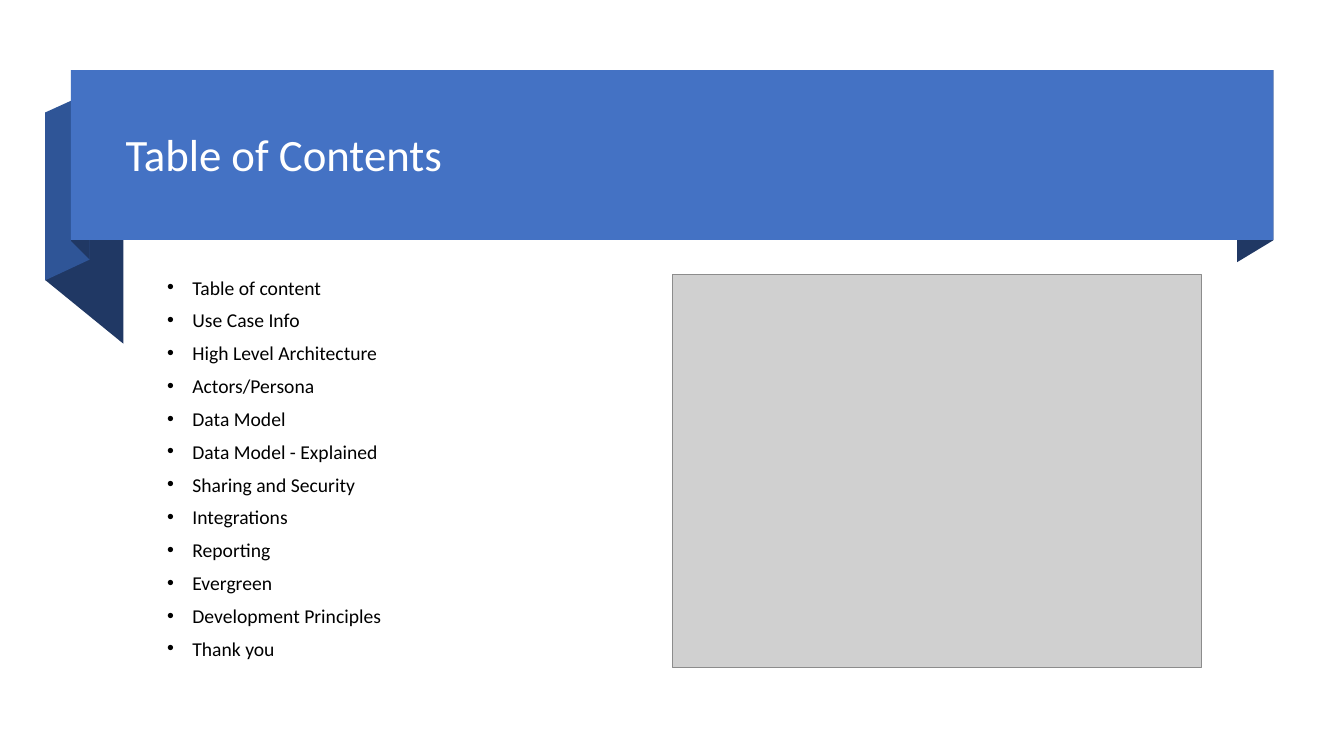
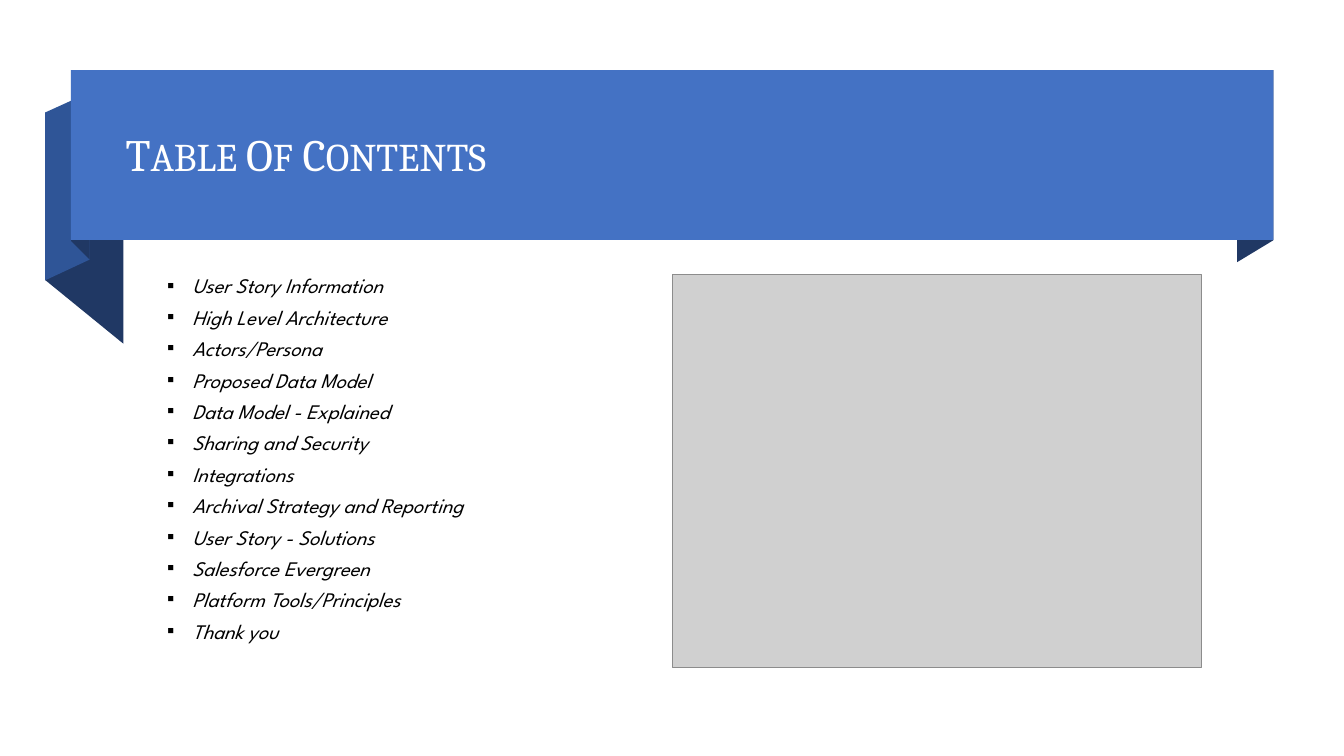
Before and after one commit to srivatsankr/AXDemo, a slide deck: slide 2 of SolutionPresentation/BusTicketingSolution.pptx. Drawn at 1344x756 pixels with LibreOffice and Linux fonts; fonts in the diff are those of the drawing; grey boxes stand for pictures. Boxes give left, top, right and bottom in pixels: in the first picture for what was removed or moved away, otherwise in the second. Text is boxed around its words. In the diff, an @@ line names an element or a change of style, - is before the commit and + after.

Commit message:
Final upload for AX Use Case

```diff
--- a/SolutionPresentation/BusTicketingSolution.pptx
+++ b/SolutionPresentation/BusTicketingSolution.pptx
@@ title at (126,140,442,172): text changed; size 32 to 28 pt; font Calibri to Cambria @@
-Table of Contents
+TABLE OF CONTENTS
@@ text at (192,278,383,298): text changed; size 14 to 14.8 pt; font Calibri to League Spartan; italic on @@
-• Table of content
-• Use Case Info
+▪ User Story Information
@@ text at (192,310,389,644): size 14 to 14.8 pt, font Calibri to League Spartan, italic on in "High Level Architecture", "Actors/Persona", "Data Model - Explained", "Sharing and Security" and 2 more places; bullet • to ▪; line spacing 0.8 to 0.7 @@
@@ text at (192,373,370,393): text changed; size 14 to 14.8 pt; font Calibri to League Spartan; italic on @@
-• Data Model
+▪ Proposed Data Model
@@ text at (192,498,464,612): text changed; size 14 to 14.8 pt; font Calibri to League Spartan; italic on @@
-• Reporting
-• Evergreen
-• Development Principles
+▪ Archival Strategy and Reporting
+▪ User Story - Solutions
+▪ Salesforce Evergreen
+▪ Platform Tools/Principles
```
Also in this commit, not shown: 14 other slides changed, 1 slide added, 1 slide removed.
